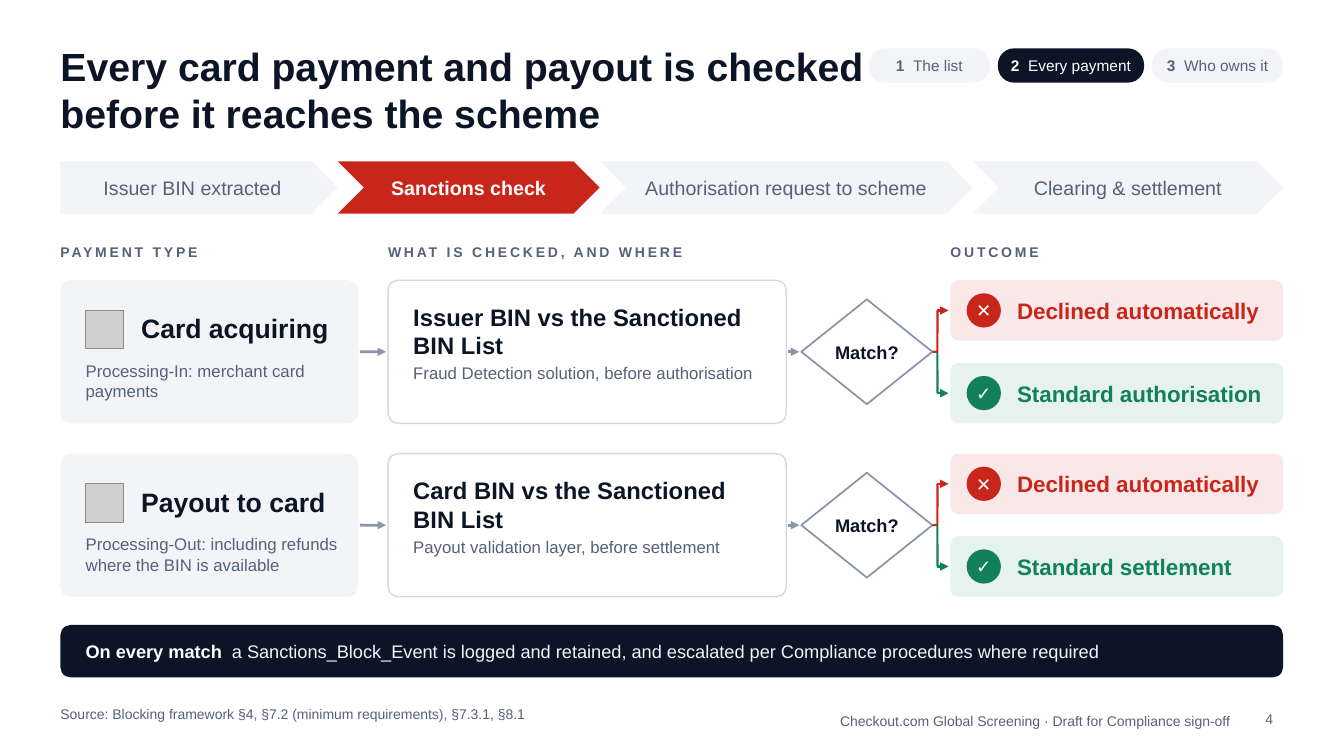
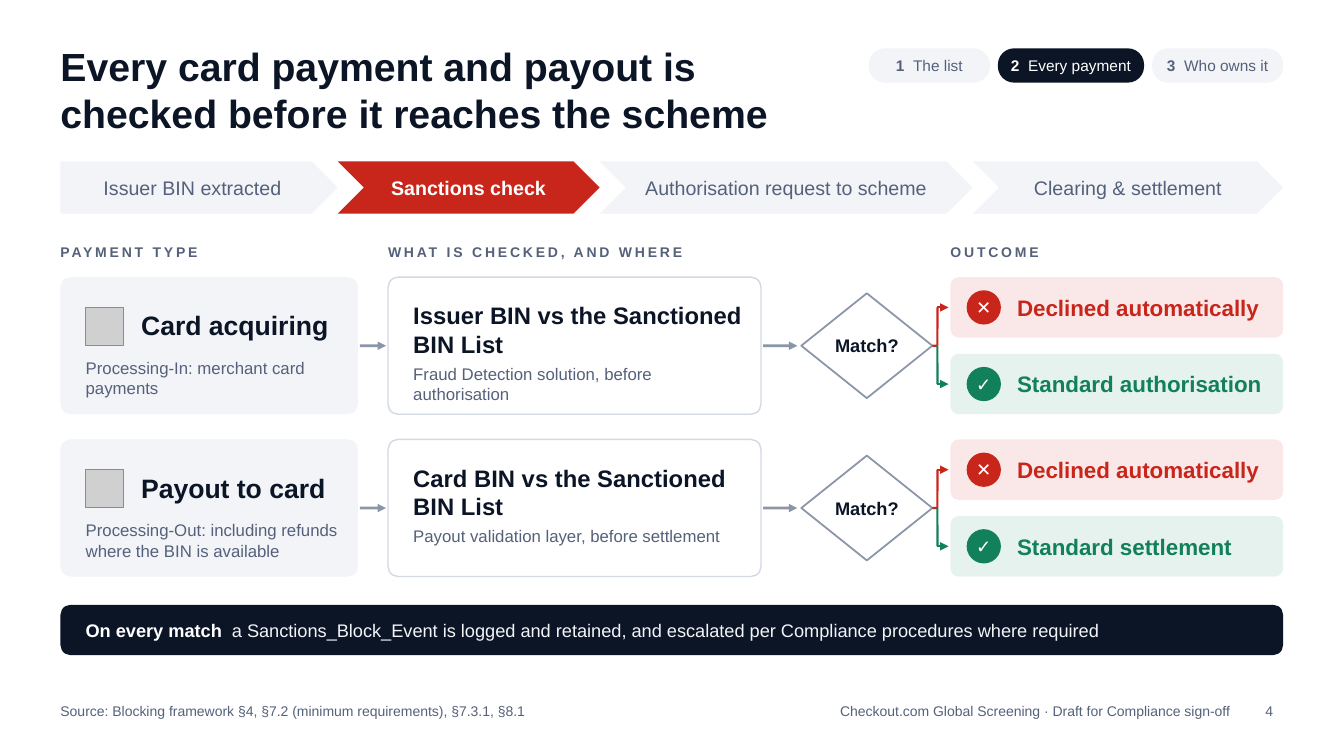
Before and after one commit to danielslonim-art/Screening, a slide deck: slide 4 of summit/bin-blocking-flow/deck/bin-blocking-summit-deck.pptx. Drawn at 1344x756 pixels with LibreOffice and Linux fonts; fonts in the diff are those of the drawing; grey boxes stand for pictures. Boxes give left, top, right and bottom in pixels: in the first picture for what was removed or moved away, otherwise in the second. Text is boxed around its words. In the diff, an @@ line names an element or a change of style, - is before the commit and + after.

```diff
--- a/summit/bin-blocking-flow/deck/bin-blocking-summit-deck.pptx
+++ b/summit/bin-blocking-flow/deck/bin-blocking-summit-deck.pptx
@@ title "Every card payment and payout ..." rewrapped from bbox=[60, 52, 864, 129] to bbox=[60, 52, 768, 129] @@
@@ rounded rectangle: place and size @@
-rounded rectangle at bbox=[60, 280, 358, 423]
+rounded rectangle at bbox=[60, 277, 358, 414]
@@ rounded rectangle: place and size @@
-rounded rectangle at bbox=[388, 280, 786, 423]
+rounded rectangle at bbox=[388, 277, 761, 414]
@@ arrow moved from (788, 352) - (800, 352) to (763, 346) - (798, 346) @@
@@ 3 lines, 2 arrows, 1 diamond: place and size @@
-3 lines, 2 arrows, 1 diamond at bbox=[360, 299, 949, 404]
+3 lines, 2 arrows, 1 diamond at bbox=[360, 293, 949, 398]
@@ text "Fraud Detection solution, before authorisation" rewrapped from bbox=[413, 367, 752, 381] to bbox=[413, 368, 652, 400] @@
@@ rounded rectangle: place and size @@
-rounded rectangle at bbox=[60, 454, 358, 597]
+rounded rectangle at bbox=[60, 440, 358, 577]
@@ proportions changed in 5 elements at bbox=[60, 277, 358, 414], bbox=[60, 440, 358, 577], bbox=[60, 605, 1284, 655], bbox=[388, 277, 761, 414], bbox=[388, 440, 761, 577] @@
@@ rounded rectangle: place and size @@
-rounded rectangle at bbox=[388, 454, 786, 597]
+rounded rectangle at bbox=[388, 440, 761, 577]
@@ text "Card BIN vs the Sanctioned ...": place and size @@
-text "Card BIN vs the Sanctioned ..." at bbox=[413, 481, 725, 529]
+text "Card BIN vs the Sanctioned ..." at bbox=[413, 469, 725, 516]
@@ 3 texts, 2 arrows, 2 lines, 1 picture, 1 diamond, 1 rounded rectangle, 1 ellipse: place and size @@
-3 texts, 2 arrows, 2 lines, 1 picture, 1 diamond, 1 rounded rectangle, 1 ellipse at bbox=[86, 454, 1284, 578]
+3 texts, 2 arrows, 2 lines, 1 picture, 1 diamond, 1 rounded rectangle, 1 ellipse at bbox=[86, 440, 1284, 561]
@@ arrow moved from (788, 525) - (800, 525) to (763, 508) - (798, 508) @@
@@ line moved from (938, 525) - (938, 567) to (938, 508) - (938, 546) @@
@@ text "Payout validation layer, before settlement": place and size @@
-text "Payout validation layer, before settlement" at bbox=[413, 541, 719, 557]
+text "Payout validation layer, before settlement" at bbox=[413, 530, 719, 546]
@@ 2 texts, 2 rounded rectangles, 1 arrow, 1 ellipse: place and size @@
-2 texts, 2 rounded rectangles, 1 arrow, 1 ellipse at bbox=[60, 536, 1284, 678]
+2 texts, 2 rounded rectangles, 1 arrow, 1 ellipse at bbox=[60, 516, 1284, 655]
@@ text "Source: Blocking framework §4, §7.2 ..." at bbox=[60, 706, 525, 719]: vertical alignment top to middle @@
@@ 2 texts, 1 page number, 1 arrow, 1 rounded rectangle, 1 ellipse: place and size @@
-2 texts, 1 page number, 1 arrow, 1 rounded rectangle, 1 ellipse at bbox=[840, 363, 1284, 729]
+2 texts, 1 page number, 1 arrow, 1 rounded rectangle, 1 ellipse at bbox=[840, 354, 1284, 719]
@@ page number at bbox=[1265, 706, 1273, 716]: vertical alignment top to middle @@
```
Also in this commit, not shown: 6 other slides changed, 1 slide added, 1 slide removed, 3 other files.
